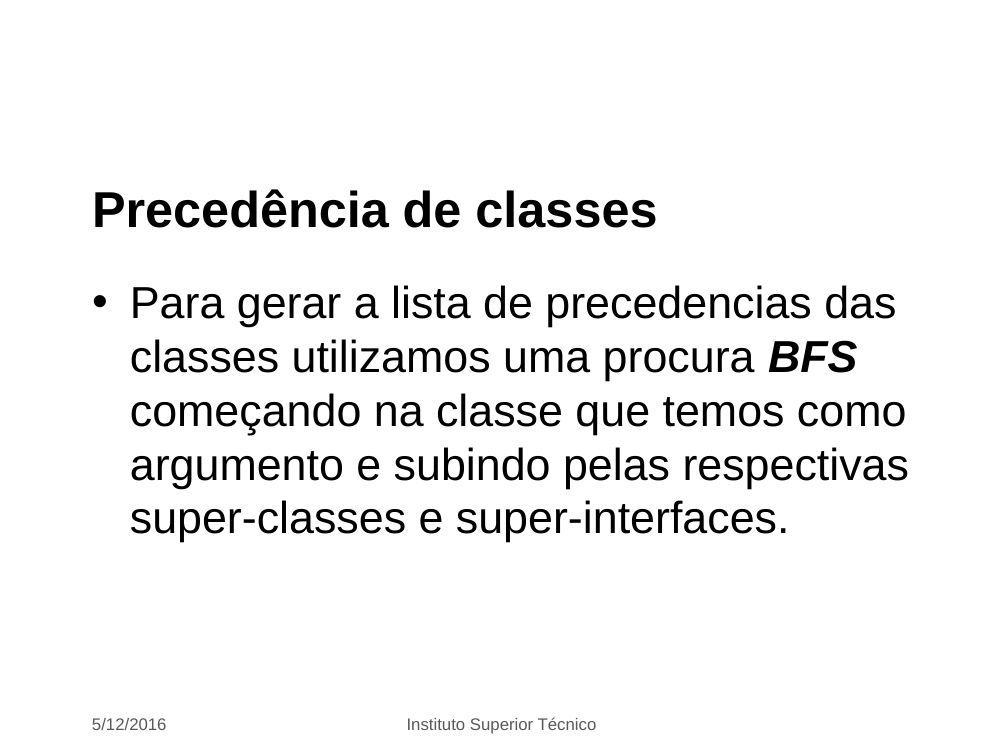
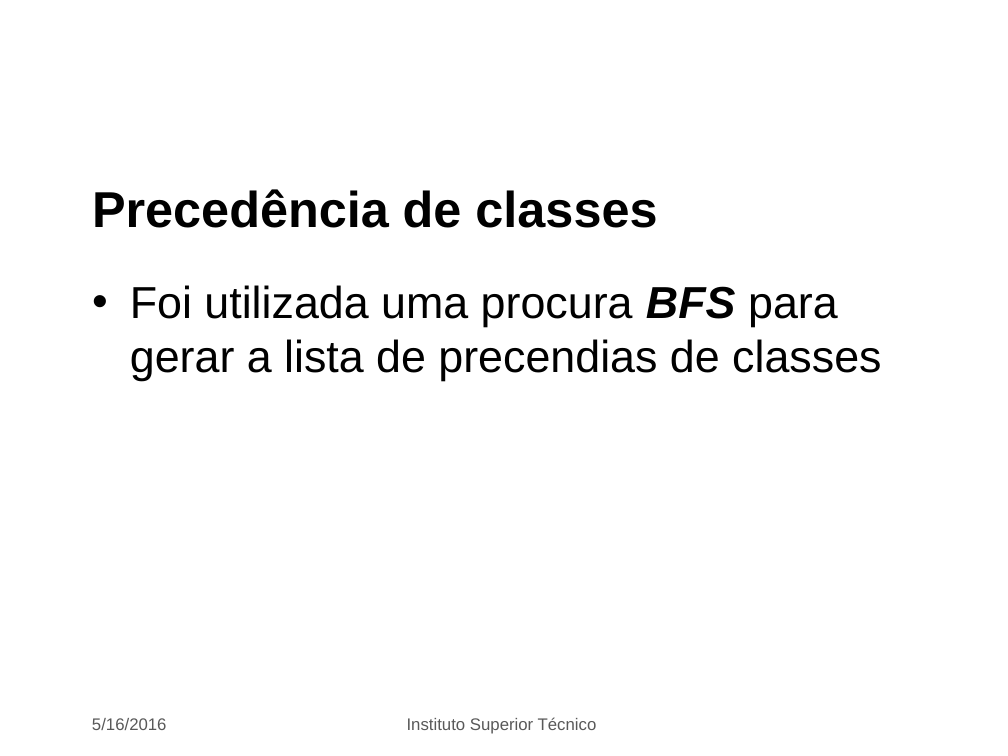
Before and after one commit to GAC27/PAva, a slide deck: slide 7 of p2.pptx. Drawn at 1008x756 pixels with LibreOffice and Linux fonts; fonts in the diff are those of the drawing; background and template pictures are left out. Boxes give left, top, right and bottom in pixels: in the first picture for what was removed or moved away, otherwise in the second. Text is boxed around its words. In the diff, an @@ line names an element or a change of style, - is before the commit and + after.

```diff
--- a/p2.pptx
+++ b/p2.pptx
@@ text at box(130, 285, 881, 381): text changed @@
-• Para gerar a lista de precedencias das classes utilizamos uma procura BFS começando na classe que temos como argumento e subindo pelas respectivas super-classes e super-interfaces.
+• Foi utilizada uma procura BFS para gerar a lista de precendias de classes
@@ text at box(92, 718, 167, 730): text changed @@
-5/12/2016
+5/16/2016
```
Also in this commit, not shown: 16 other slides changed, 3 other files.
